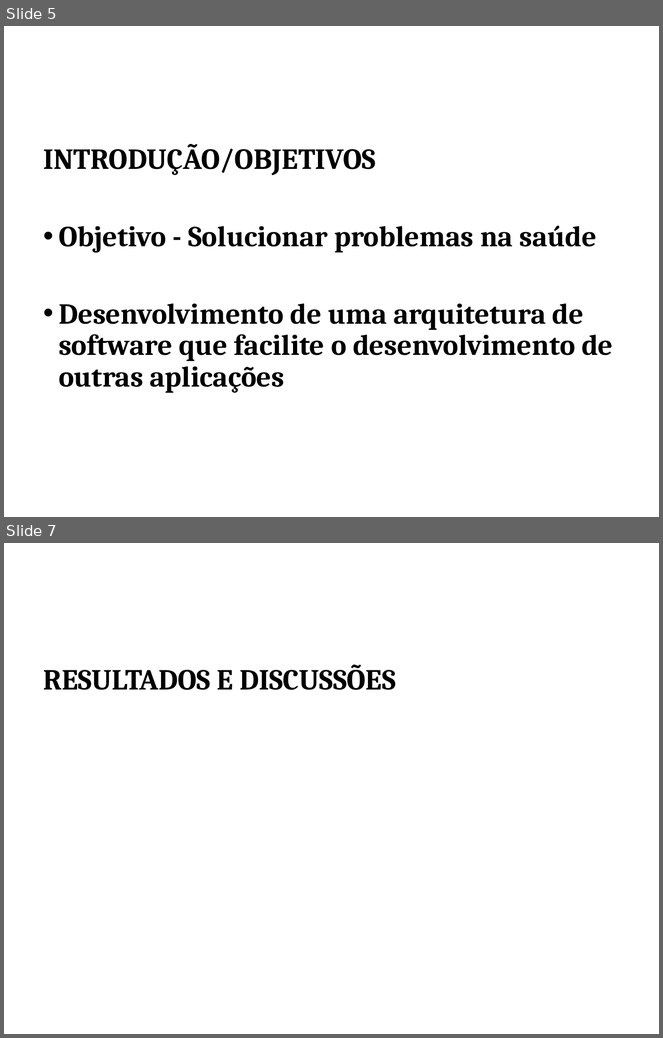
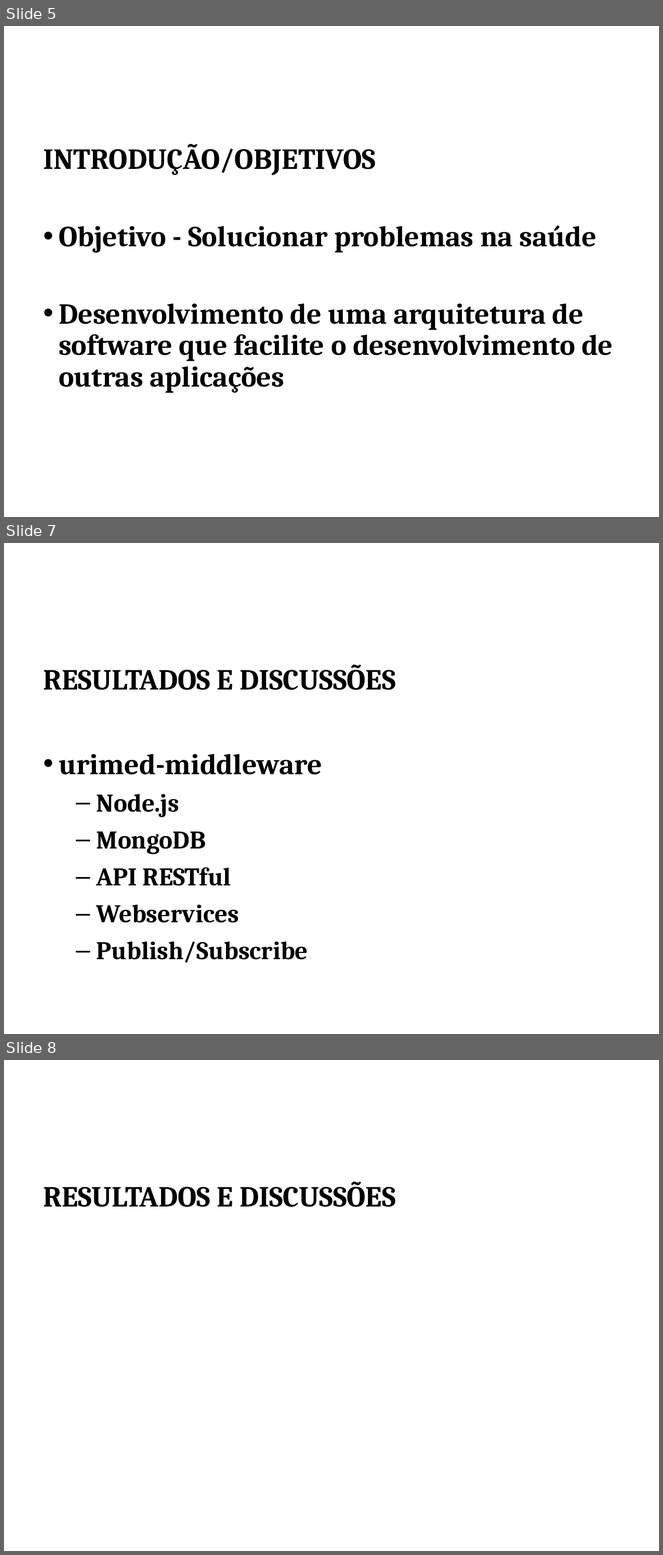
Before and after one commit to wagnerdevel/urimed-docs, a slide deck: apresentacao-siic/apresentacao.ppt. Shown one above the other, each under a label of ours: slides 5 and 7 before the commit, slides 5, 7 and 8 after it; the slides between them are not shown. The pictures are 663x1038 and 663x1555 pixels, drawn with LibreOffice and Linux fonts; fonts in the diff are those of the drawing; background and template pictures are left out. Boxes give left, top, right and bottom in pixels: in the first picture for what was removed or moved away, otherwise in the second. Text is boxed around its words. In the diff, an @@ line names an element or a change of style, - is before the commit and + after.

```diff
--- a/apresentacao-siic/apresentacao.ppt
+++ b/apresentacao-siic/apresentacao.ppt
@@ slide 7 added at (4, 543, 659, 1034), background picture (left out) @@
@@ text added at (43, 665, 396, 963), 28 pt, text #000000, bold @@
+RESULTADOS E DISCUSSÕES
+• urimed-middleware
+  – Node.js
+  – MongoDB
+  – API RESTful
+  – Webservices
+  – Publish/Subscribe
@@ what was slide 7 is now slide 8 @@
```
Also in this commit, not shown: 2 slides changed, 5 other slides added, 7 slides removed, 2 other files.
